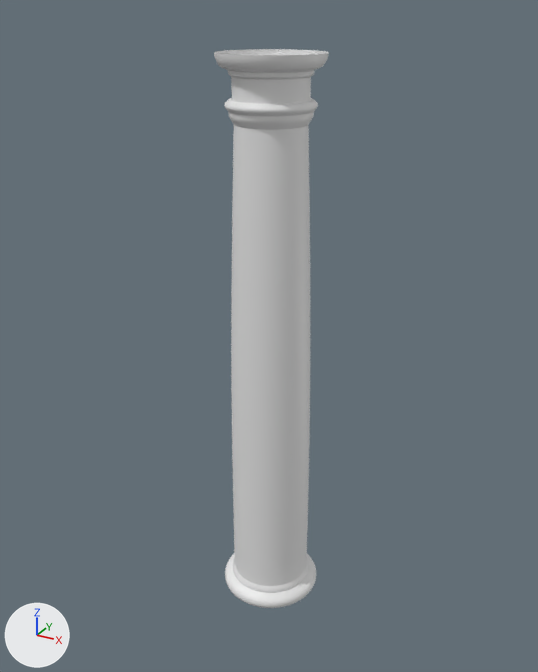
An edit to the Blender file CorsoBlender/colonnaTuscanica1.blend, drawn before and after from the same camera.
The view is the same before and after, from a 50 mm camera at (3.4, -6.19, 6.52) aimed at (-0.05, 0.08, 3.38). Lighting does not change. The marker at lower left points along +X, +Y and +Z. Materials are left out; every surface is plain grey.

The older version as bpy lines, for what is in view:
```python
me_cylinder = bpy.data.meshes.new('Cylinder')
me_cylinder.from_pydata(...)  # 600 vertices, 588 faces; spans x -0.59..0.57, y -0.58..0.58, z 0.24..6.17
me_cylinder.polygons.foreach_set('use_smooth', [True] * 588)
ob_cylinder = bpy.data.objects.new('Cylinder', me_cylinder)
ob_cylinder.location = (0.03, 0.0, 0.0)
_m = ob_cylinder.modifiers.new('Subdivision', 'SUBSURF')
```
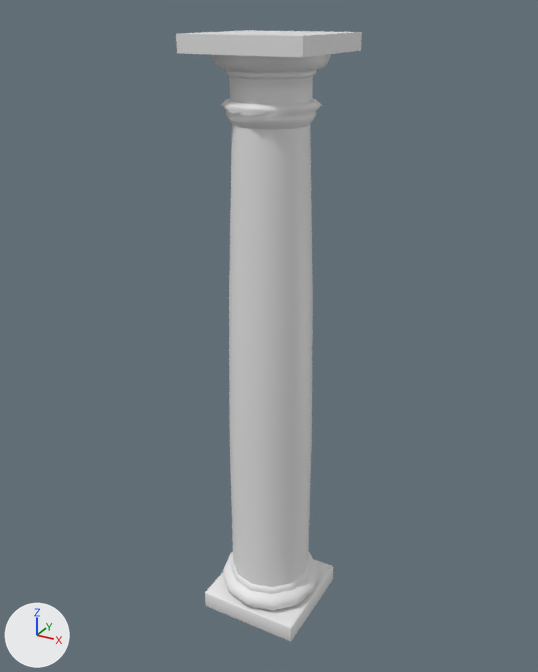
Commit message: Colonna Ionica

Where the newer file only moved an object's origin or applied its transform, the numbers keep the older frame.

Pixel boxes (x1, y1, x2, y2) of what changed, in the pictures (538 x 672 px):
```json
{"object": "Cylinder", "change": "reshaped, modifiers changed", "before": [214, 49, 329, 608], "after": [176, 30, 362, 642], "on screen": "61% wider, 9% taller"}
{"part": 1, "of": "me_cylinder", "change": "added", "after": [176, 30, 362, 57]}
{"part": 2, "of": "me_cylinder", "change": "added", "after": [205, 559, 333, 642]}
```

The change, as JSON lines over the scene's bpy script:
```json
{"block": "me_cylinder", "where": "# used by ob_cylinder; location = (0.03, 0.0, 0.0)"}
{"op": "remove", "block": "me_cylinder", "code": "me_cylinder.from_pydata(...)  # 600 vertices, 588 faces; spans x -0.59..0.57, y -0.58..0.58, z 0.24..6.17"}
{"op": "add", "block": "me_cylinder", "code": "me_cylinder.from_pydata(...)  # 664 vertices, 648 faces; spans x -0.61..0.59, y -0.58..0.62, z 0.02..6.32"}
{"block": "me_cylinder", "change": "me_cylinder part 1: a new loose piece, a box spanning x -0.61..0.59, y -0.58..0.62, z 6.17..6.32"}
{"block": "me_cylinder", "change": "me_cylinder part 2: a new loose piece of 56 vertices spanning x -0.58..0.57, y -0.57..0.57, z 0.02..0.24"}
{"op": "remove", "block": "ob_cylinder", "code": "_m = ob_cylinder.modifiers.new('Subdivision', 'SUBSURF')"}
```
